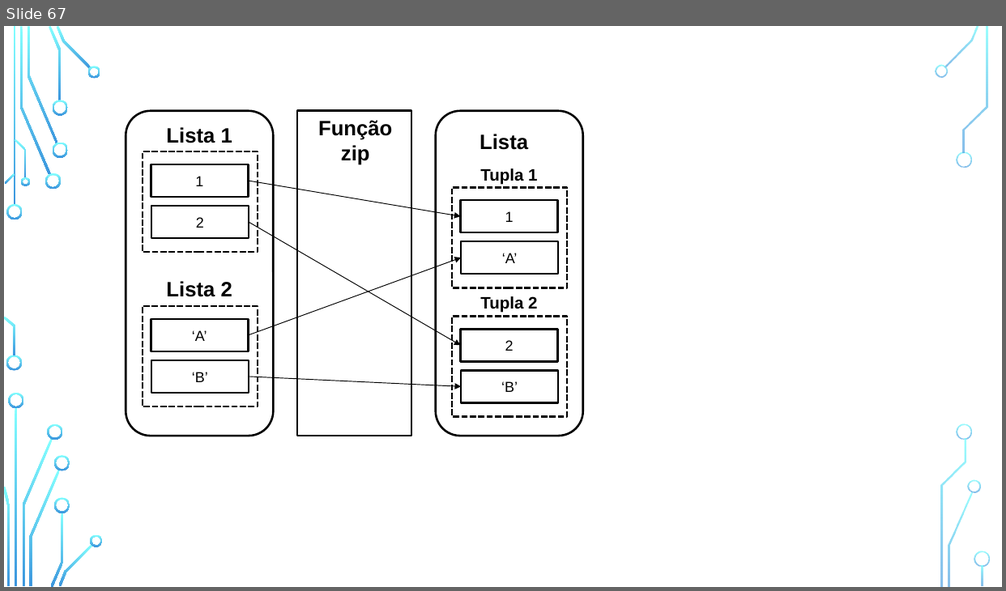
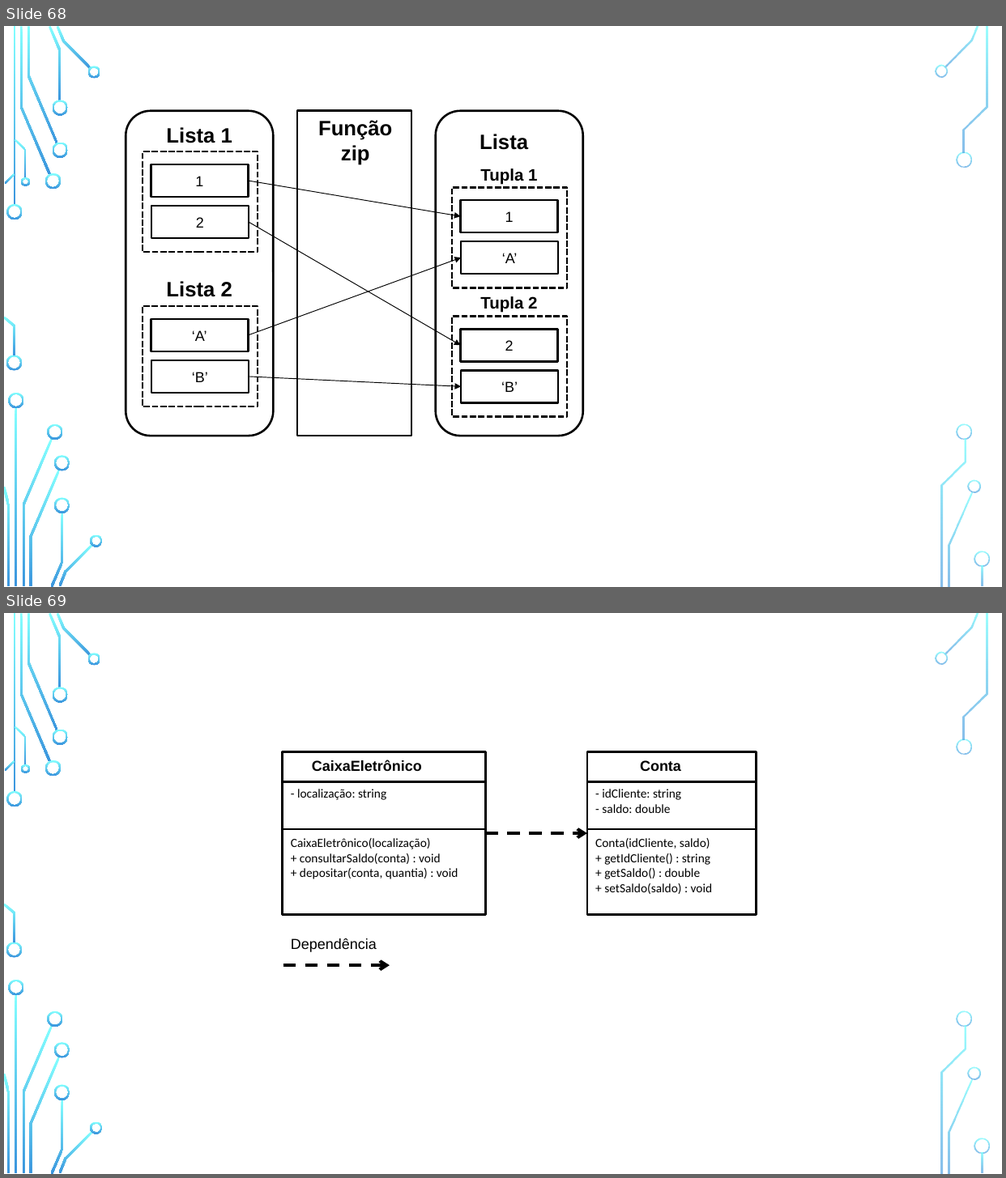
Before and after one commit to zz4fap/python-programming, a slide deck: figures/C126_Introdução.pptx. Shown one above the other, each under a label of ours: slide 67 before the commit, slides 68 and 69 after it. The pictures are 1006x591 and 1006x1178 pixels, drawn with LibreOffice and Linux fonts; fonts in the diff are those of the drawing; background and template pictures are left out. Boxes give left, top, right and bottom in pixels: in the first picture for what was removed or moved away, otherwise in the second. Text is boxed around its words. In the diff, an @@ line names an element or a change of style, - is before the commit and + after.

```diff
--- a/figures/C126_Introdução.pptx
+++ b/figures/C126_Introdução.pptx
@@ slide 69 added at (x1=4, y1=613, x2=1002, y2=1174), background picture (left out); not listed: 36 template elements that a slide beside it also shows @@
@@ group added at (x1=282, y1=752, x2=758, y2=965): 7 texts, 4 lines, 2 arrows, 2 rectangles @@
+Dependência
+Conta
+- idCliente: string
+- saldo: double
+Conta(idCliente, saldo)
++ getIdCliente() : string
++ getSaldo() : double
++ setSaldo(saldo) : void
+CaixaEletrônico
+- localização: string
+CaixaEletrônico(localização)
++ consultarSaldo(conta) : void
++ depositar(conta, quantia) : void
@@ what was slide 67 is now slide 68 @@
```
Also in this commit, not shown: 1 slide changed, 1 other slide added, 6 other files.
